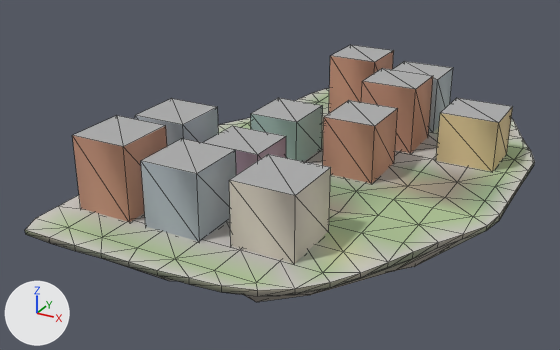
Two versions of the glTF model godot_project/remake/sky/islands/SKY-044.lod1.glb, one commit apart.
Rendered twice from a 50 mm lens placed at (100.2, -213.8, 99.2), pointed at (-13.3, -7.4, -3.9). The axes (+X, +Y, +Z) are drawn at lower left. The lights are the same throughout. The first picture is the older version. Mesh edges are drawn as thin lines. Vertices at exactly the same position are counted once.

Names of what the first picture shows: 'buildings', 'deck', 'rock'.
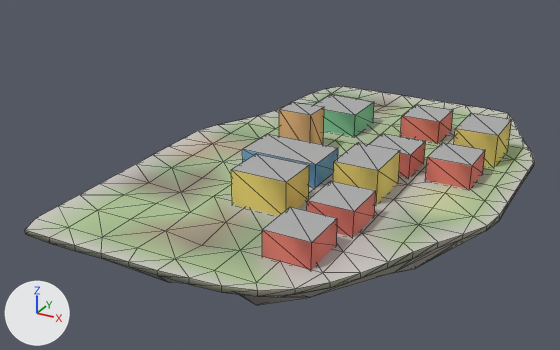
Changed parts and their boxes [x1, y1, x2, y2] in the pictures (560 x 350 px; the box of a moved part takes in the faces that stretch with it):
'buildings', reshaped, recoloured (36% narrower, 19% shorter)
    before: [72, 45, 513, 263]
    after: [231, 94, 512, 270]
'deck', reshaped, recoloured
    before: [25, 88, 534, 290]
    after: [25, 86, 534, 290]
part 1 of me_deck, moved or reshaped
    before: [329, 125, 522, 222]
    after: [297, 92, 522, 217]
part 2 of me_deck, moved or reshaped
    before: [167, 222, 240, 259]
    after: [100, 162, 240, 259]
part 3 of me_deck, recoloured
    both: [76, 88, 514, 284]
part 4 of me_buildings, moved or reshaped
    before: [323, 100, 398, 184]
    after: [279, 102, 324, 145]
part 5 of me_buildings, moved or reshaped
    before: [251, 98, 323, 162]
    after: [242, 134, 338, 188]
part 6 of me_buildings, moved or reshaped
    before: [229, 154, 331, 263]
    after: [314, 94, 374, 136]
part 7 of me_buildings, moved or reshaped
    before: [203, 126, 286, 175]
    after: [370, 133, 426, 178]
part 8 of me_buildings, moved or reshaped
    before: [436, 98, 513, 172]
    after: [454, 113, 512, 167]
part 9 of me_buildings, moved or reshaped
    before: [135, 98, 218, 146]
    after: [262, 207, 337, 270]
part 10 of me_buildings, moved or reshaped
    before: [329, 45, 394, 113]
    after: [307, 181, 376, 237]
part 11 of me_buildings, moved or reshaped
    before: [141, 139, 236, 242]
    after: [333, 142, 400, 205]
part 12 of me_buildings, moved or reshaped
    before: [361, 68, 433, 153]
    after: [400, 104, 453, 143]
part 13 of me_buildings, moved or reshaped
    before: [72, 116, 167, 222]
    after: [426, 142, 485, 189]
part 14 of me_buildings, moved or reshaped
    before: [392, 61, 453, 132]
    after: [231, 154, 309, 216]
part 15 of me_buildings, recoloured
    before: [72, 51, 433, 222]
    after: [307, 110, 485, 237]
part 16 of me_buildings, recoloured
    before: [135, 107, 286, 175]
    after: [262, 141, 426, 270]
part 17 of me_buildings, recoloured
    before: [141, 68, 513, 242]
    after: [231, 120, 512, 216]
part 18 of me_buildings, recoloured
    before: [323, 108, 398, 184]
    after: [279, 107, 324, 145]
part 19 of me_buildings, recoloured
    before: [251, 106, 323, 162]
    after: [242, 148, 338, 188]
part 20 of me_buildings, recoloured
    before: [229, 167, 331, 263]
    after: [324, 102, 374, 136]

Diff of the bpy script that builds the scene:
```diff
--- a/godot_project/remake/sky/islands/SKY-044.lod1.glb.py
+++ b/godot_project/remake/sky/islands/SKY-044.lod1.glb.py
@@ me_deck @@
 me_deck.from_pydata(...)  # 157 vertices, 257 faces; spans x -55.0..59.0, y -82.0..81.0, z -2.0..0.0
-me_deck.vertices[57].co = (-7.0, 69.0, 0.0)
-me_deck.vertices[126].co = (17.0, -27.0, -2.0)  # pixel (339, 211)
-me_deck.vertices[147].co = (-7.0, -63.0, 0.0)  # pixel (201, 239)
+# me_deck part 1
+for i in [67, 68, 101, 110, 125]: me_deck.vertices[i].co += Vector((0.0, 0.0, 1.0))
+me_deck.vertices[57].co = (-7.0, 69.0, -2.0)  # pixel (385, 106)
+me_deck.vertices[126].co = (17.0, -27.0, 0.0)
+# me_deck part 2
+for i in [122, 129, 130]: me_deck.vertices[i].co += Vector((0.0, 0.0, -1.0))
+me_deck.vertices[147].co = (-7.0, -63.0, -2.0)  # pixel (202, 245)
+# me_deck part 3: 213 faces centred in x -51.0..57.0, y -71.0..77.0, z -1.0..0.0 are repainted in the vertex colours, in many colours
 me_deck.materials.append(mat_sky_deck)
@@ me_buildings @@
-me_buildings.from_pydata(...)  # 88 vertices, 110 faces; spans x -48.9..49.6, y -64.3..65.7, z -0.5..22.6
+me_buildings.from_pydata(...)  # 88 vertices, 110 faces; spans x -20.7..49.1, y -63.1..51.0, z -0.5..14.1
+# me_buildings part 4: the loose piece of 8 vertices spanning x 2.1..19.1, y -7.3..11.7, z -0.5..18.9 is scaled about its middle by (0.706, 0.526, 0.753), then moved by (-24.8, 7.2, -2.4)
+# me_buildings part 5: the loose piece of 8 vertices spanning x -24.4..-7.4, y -7.3..11.7, z -0.5..15.6 is scaled about its middle by (1.53, 0.842, 0.511), then moved by (8.2, -13.0, -3.9)
+# me_buildings part 6: the loose piece of 8 vertices spanning x 2.1..21.1, y -62.3..-42.3, z -0.5..19.0 is scaled about its middle by (0.947, 0.875, 0.442), then moved by (-22.8, 88.6, -5.4)
+# me_buildings part 7: the loose piece of 8 vertices spanning x -23.4..-4.4, y -36.8..-19.8, z -0.5..15.6 is scaled about its middle by (0.789, 0.824, 0.511), then moved by (34.1, 37.7, -3.9)
+# me_buildings part 8: the loose piece of 8 vertices spanning x 30.6..49.6, y 20.2..38.2, z -0.5..16.6 is scaled about its middle by (0.737, 1, 0.665), then moved by (2.0, 3.6, -2.9)
+# me_buildings part 9: the loose piece of 8 vertices spanning x -48.9..-30.9, y -35.8..-16.8, z -0.5..19.6 is scaled about its middle by (0.778, 0.789, 0.407), then moved by (59.0, -29.3, -6.0)
+# me_buildings part 10: the loose piece of 8 vertices spanning x -21.4..-3.4, y 46.7..65.7, z -0.5..22.6 is scaled about its middle by (0.778, 0.789, 0.354), then moved by (33.7, -91.1, -7.5)
+# me_buildings part 11: the loose piece of 8 vertices spanning x -24.4..-6.4, y -64.3..-45.3, z -0.5..19.6 is scaled about its middle by (0.778, 0.947, 0.566), then moved by (34.5, 43.0, -4.4)
+# me_buildings part 12: the loose piece of 8 vertices spanning x 2.1..21.1, y 22.2..40.2, z -0.5..22.6 is scaled about its middle by (0.737, 0.833, 0.354), then moved by (7.5, 12.3, -7.5)
+# me_buildings part 13: the loose piece of 8 vertices spanning x -47.9..-29.9, y -64.3..-45.3, z -0.5..22.6 is scaled about its middle by (0.778, 0.789, 0.354), then moved by (78.8, 65.4, -7.5)
+# me_buildings part 14: the loose piece of 8 vertices spanning x 2.1..21.1, y 45.7..63.7, z -0.5..19.6 is scaled about its middle by (0.947, 0.778, 0.566), then moved by (-13.6, -88.4, -4.4)
+# me_buildings part 15: 24 faces centred in x -47.9..21.1, y -64.3..65.7, z 7.2..14.9 are repainted in the vertex colours; the middle colour goes from brown #c49179 to red #e37a6d
+# me_buildings part 16: 16 faces centred in x -48.9..-4.4, y -36.8..-16.8, z 4.9..12.9 are repainted in the vertex colours; the middle colour goes from grey #aea6b1 to red #e37a6d
+# me_buildings part 17: 24 faces centred in x -24.4..49.6, y -64.3..63.7, z 5.2..12.9 are repainted in the vertex colours; the middle colour goes from grey #adb6bd to yellow #e9d370
+# me_buildings part 18: 8 faces centred in x 2.1..19.1, y -7.3..11.7, z 6.0..12.4 are repainted in the vertex colours; the middle colour goes from brown #c49179 to beige #e7b679
+# me_buildings part 19: 8 faces centred in x -24.4..-7.4, y -7.3..11.7, z 4.9..10.2 are repainted in the vertex colours; the middle colour goes from grey #a3beb5 to blue #6ca3cc
+# me_buildings part 20: 8 faces centred in x 2.1..21.1, y -62.3..-42.3, z 6.0..12.5 are repainted in the vertex colours; the middle colour goes from pale yellow #d6cdbf to green #7ec499
 me_buildings.materials.append(mat_sky_lod_bldg)
```
